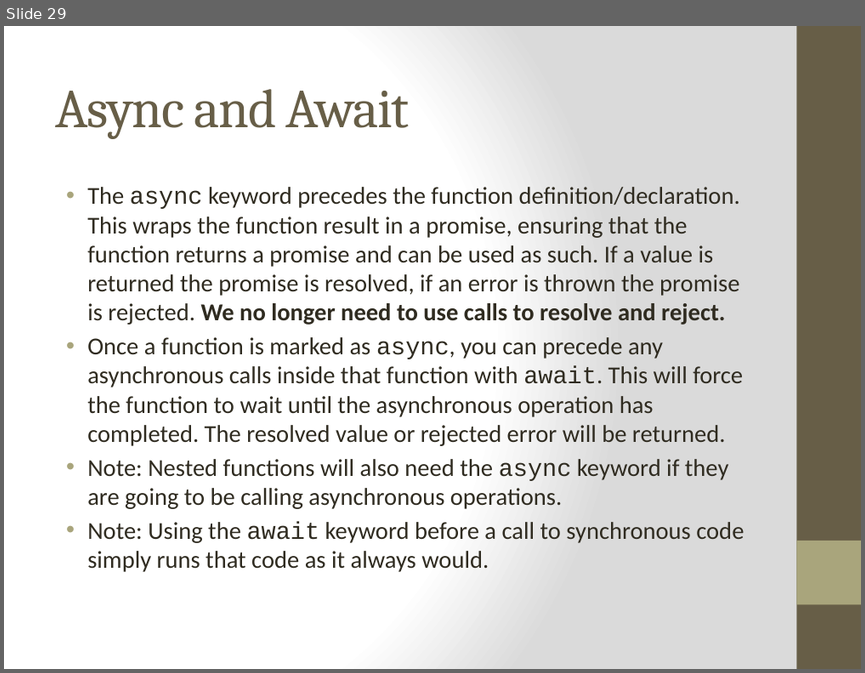
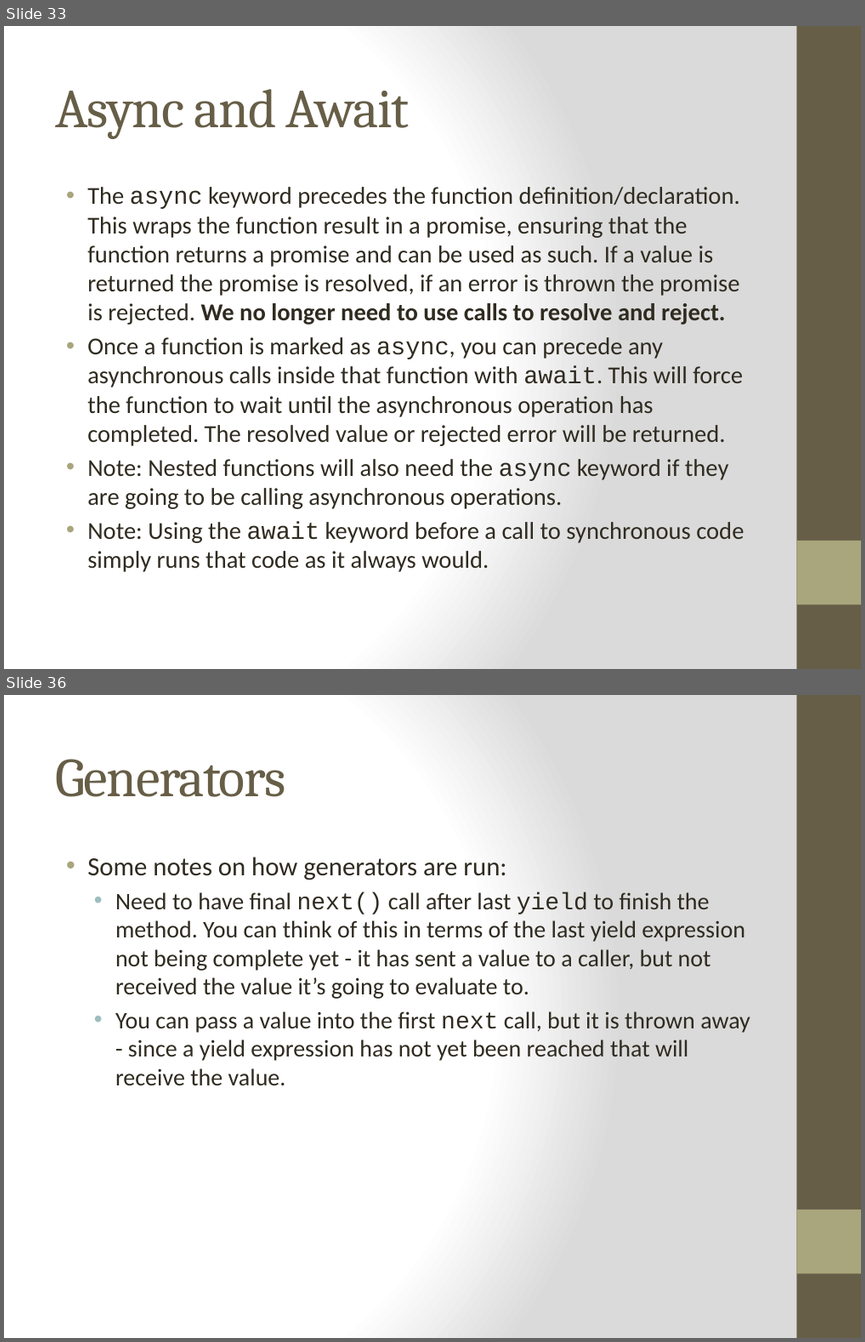
Before and after one commit to cheryly279/AsyncDiscussion, a slide deck: Async_Discussion_9_29_15.pptx. Shown one above the other, each under a label of ours: slide 29 before the commit, slides 33 and 36 after it; the slides between them are not shown. The pictures are 865x673 and 865x1342 pixels, drawn with LibreOffice and Linux fonts; fonts in the diff are those of the drawing. Boxes give left, top, right and bottom in pixels: in the first picture for what was removed or moved away, otherwise in the second. Text is boxed around its words. In the diff, an @@ line names an element or a change of style, - is before the commit and + after.

Commit message:
Finishing rough draft.

```diff
--- a/Async_Discussion_9_29_15.pptx
+++ b/Async_Discussion_9_29_15.pptx
@@ slide 36 added at box(4, 695, 861, 1338), background gradient #FFFFFF to #DADADA; not listed: 2 template elements that a slide beside it also shows @@
@@ title added at box(55, 759, 285, 797), 46 pt, text #675E47 @@
+Generators
@@ text added at box(87, 857, 750, 1085), 20 pt, text #2F2B20 @@
+• Some notes on how generators are run:
+  • Need to have final next() call after last yield to finish the method. You can think of this in terms of the last yield expression not being complete yet - it has sent a value to a caller, but not received the value it’s going to evaluate to.
+  • You can pass a value into the first next call, but it is thrown away - since a yield expression has not yet been reached that will receive the value.
@@ what was slide 29 is now slide 33 @@
```
Also in this commit, not shown: 4 slides changed, 7 other slides added, 7 slides removed, 1 other file.
